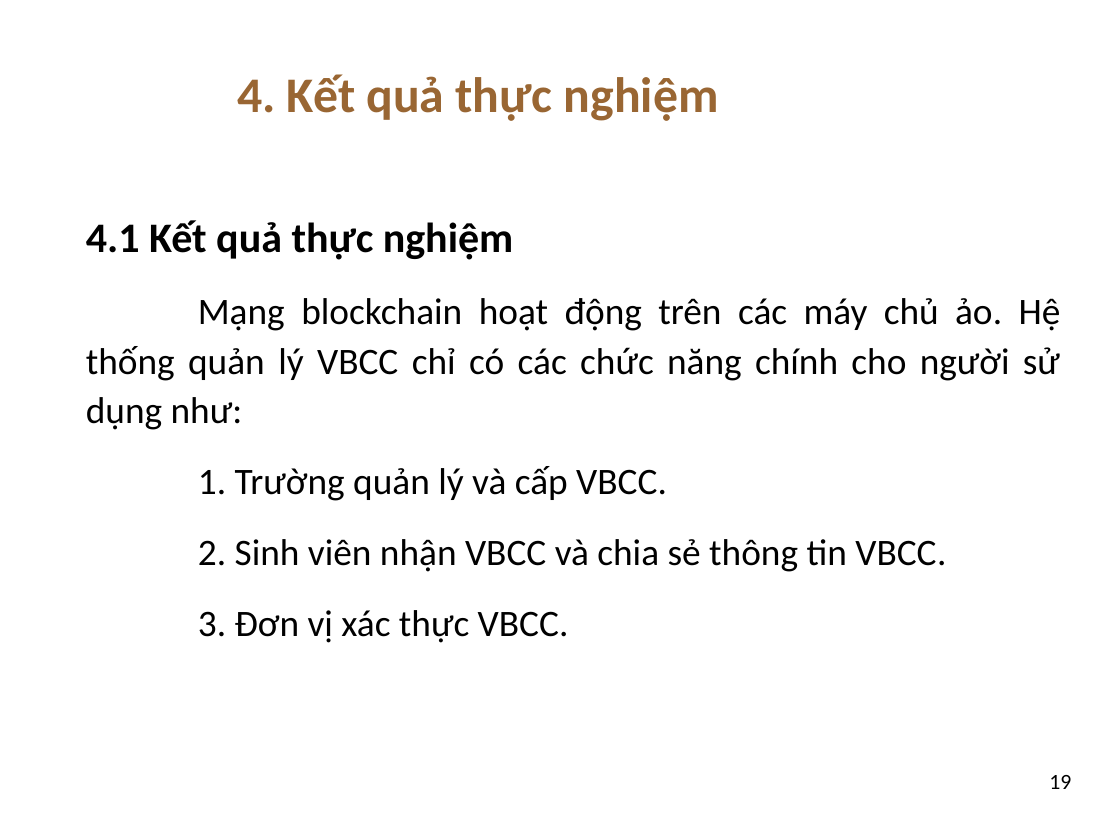
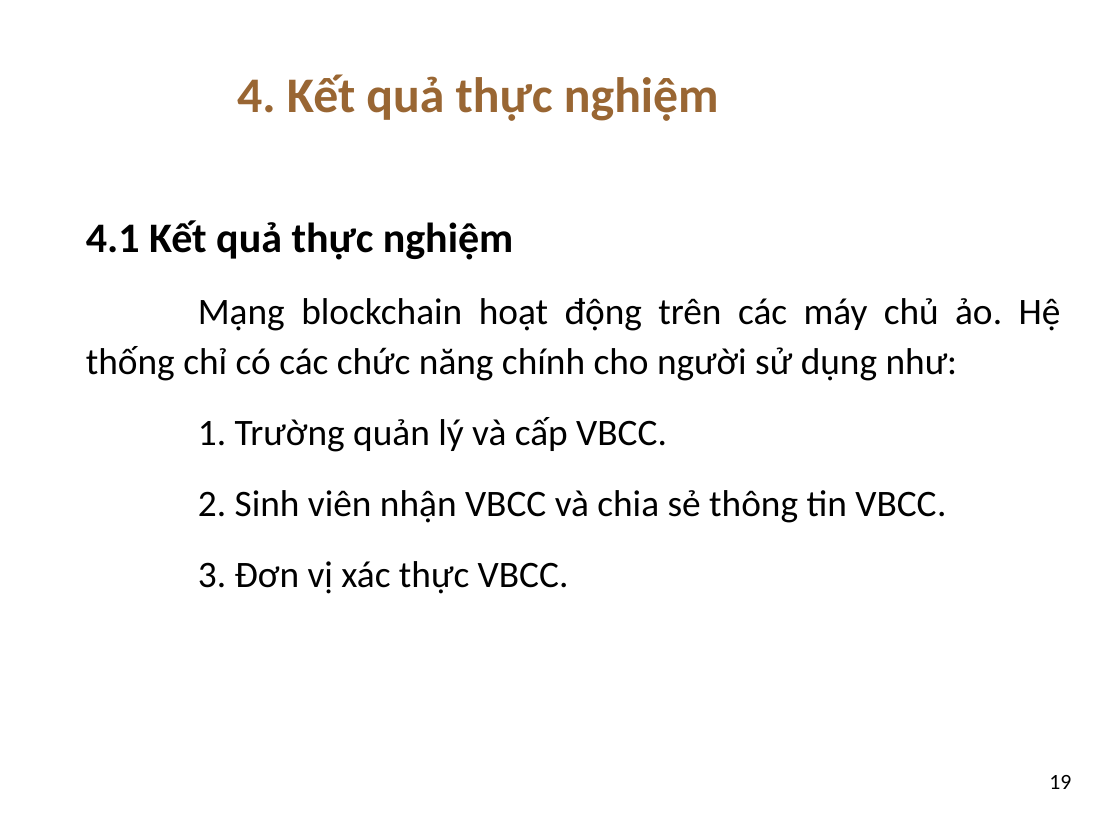
Before and after one commit to dtdungm/blockchain-vbcc, a slide deck: slide 19 of luan_van.pptx. Drawn at 1120x840 pixels with LibreOffice and Linux fonts; fonts in the diff are those of the drawing; background and template pictures are left out. Boxes give left, top, right and bottom in pixels: in the first picture for what was removed or moved away, otherwise in the second. Text is boxed around its words. In the diff, an @@ line names an element or a change of style, - is before the commit and + after.

```diff
--- a/luan_van.pptx
+++ b/luan_van.pptx
@@ text at (x1=86, y1=298, x2=1061, y2=381): text changed @@
-    Mạng blockchain hoạt động trên các máy chủ ảo. Hệ thống quản lý VBCC chỉ có các chức năng chính cho người sử dụng như:
+    Mạng blockchain hoạt động trên các máy chủ ảo. Hệ thống chỉ có các chức năng chính cho người sử dụng như:
```
Also in this commit, not shown: 1 other file.
